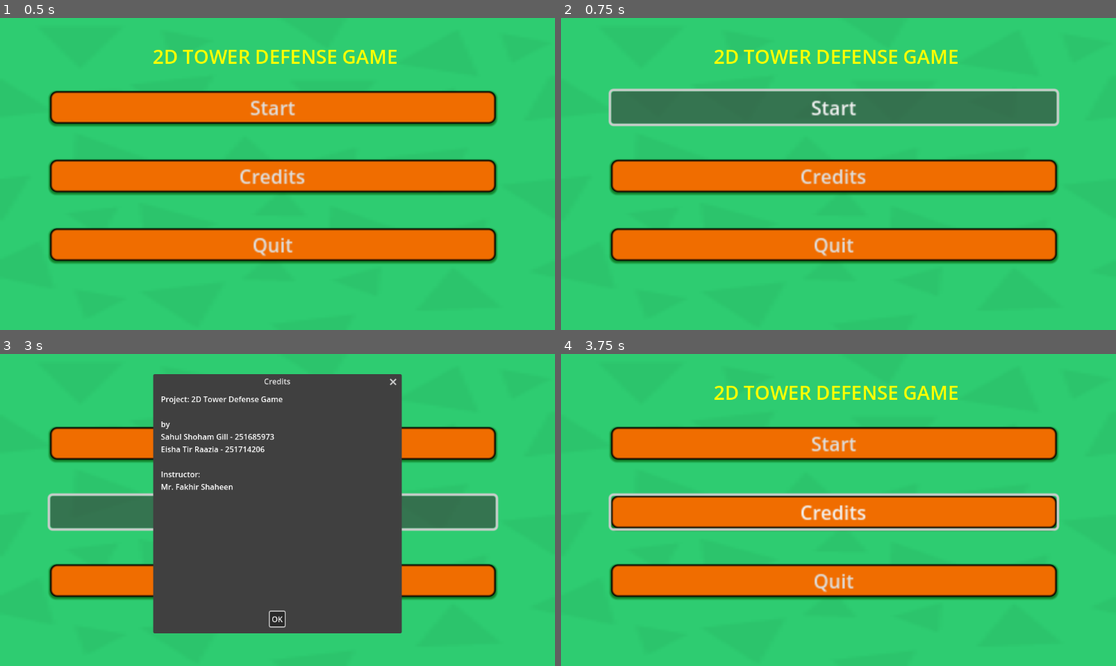
Above: before the commit, frames 1-4 (two rows, left to right).
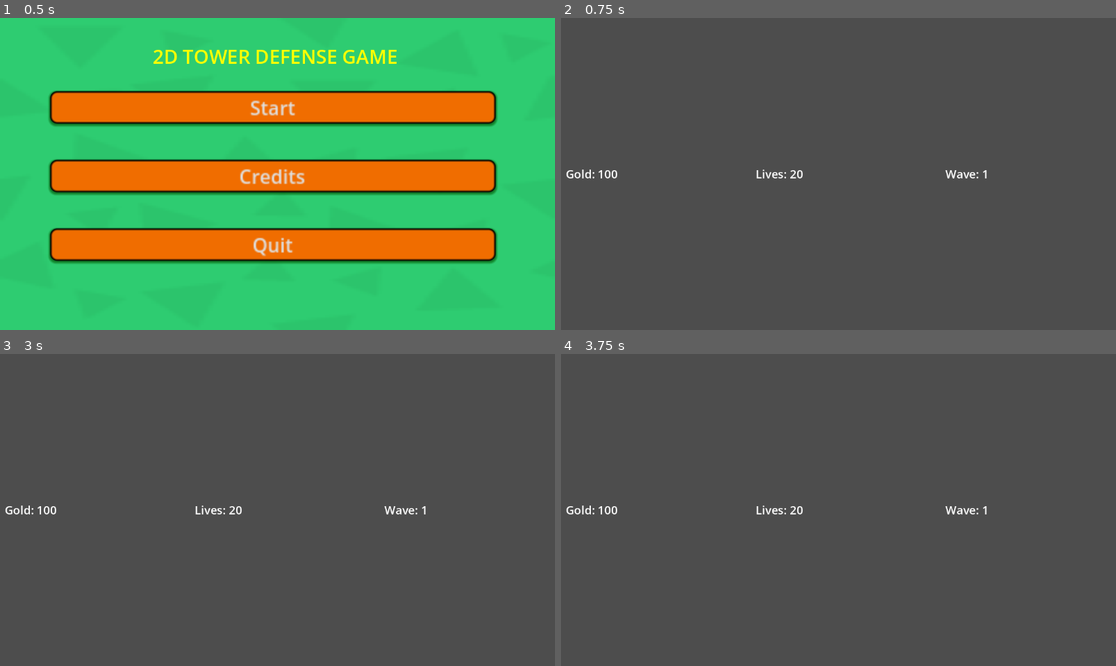
Above: after the commit, the same moments.

Repository: EishasGitHub/Proj-2D-Tower-Defense-Game
Game: Godot game, scene res://scenes/main_menu.tscn
Two runs of this game, one before a commit and one after it. Both use one fixed random seed, a clock stepped at 60 frames per second and the inputs below. The project has no main scene, so this scene is started directly.
Inputs (mouse positions are in pixels of both pictures, inside the frame that each line leads up to):
- Up to frame 1 (0.5 s): no input
- Up to frame 2 (0.75 s): click "Start" at 0.5 s
- Up to frame 3 (3 s): click (271, 444) at 1.25 s, where only the run before the commit has a clickable "Start"; click (271, 444) at 2 s, where only the run before the commit has a clickable "Start"; click (271, 513) at 2.75 s, where only the run before the commit has a clickable "Credits"
- Up to frame 4 (3.75 s): click (838, 619) at 3.5 s, where only the run before the commit has a clickable "OK"

Frame 1 is identical in both runs. In frame 2, 100% of the frame differs, in the area x 0-100%, y 0-100%; in frame 3, 64%; in frame 4, 100%.

Commit message:
Pause Menu, In-Game HUD, and Game Over Menu Added Completely

Diff:
--- /dev/null
+++ b/2d-tower-defense-game/game_over_screen.gd
@@ -0,0 +1,57 @@
+extends Control
+
+@onready var game_over_label = $VBoxContainer/GameOverLabel
+@onready var stats_label = $VBoxContainer/StatisticsLabel
+@onready var main_menu_button = $VBoxContainer/MainMenuButton
+@onready var quit_button = $VBoxContainer/QuitButton
+@onready var background = $ColorRect
+
+func _ready():
+	print("GameOverScreen loaded as separate scene")
+
+	# Set up UI
+	setup_ui()
+
+	# Display final stats
+	display_game_stats()
+
+func setup_ui():
+	# Black background
+	background.color = Color(0, 0, 0, 0.8)
+	background.set_anchors_and_offsets_preset(Control.PRESET_FULL_RECT)
+
+	# Style title
+	game_over_label.text = "GAME OVER"
+	game_over_label.add_theme_font_size_override("font_size", 48)
+	game_over_label.add_theme_color_override("font_color", Color.RED)
+
+	# Center container
+	$VBoxContainer.set_anchors_and_offsets_preset(Control.PRESET_CENTER)
+
+func display_game_stats():
+	# Get stats from GameManager
+	if GameManager:
+		var stats = GameManager.get_game_stats()
+		stats_label.text = """Final Statistics:
+
+Wave Reached: %d
+Gold Remaining: %d
+Lives Lost: %d
+
+Thank you for playing!""" % [
+			stats.wave,
+			stats.gold,
+			GameManager.starting_lives - stats.lives
+		]
+	else:
+		stats_label.text = "Game Over!"
+
+	stats_label.add_theme_font_size_override("font_size", 20)
+
+func _on_main_menu_button_pressed():
+	print("Returning to main menu")
+	GameManager.go_to_main_menu()
+
+func _on_quit_button_pressed():
+	print("Quitting game")
+	get_tree().quit()
--- a/2d-tower-defense-game/project.godot
+++ b/2d-tower-defense-game/project.godot
@@ -14,6 +14,10 @@
 config/features=PackedStringArray("4.4", "GL Compatibility")
 config/icon="res://icon.svg"
 
+[autoload]
+
+GameManager="*res://scripts/GameManager.gd"
+
 [rendering]
 
 renderer/rendering_method="gl_compatibility"
--- /dev/null
+++ b/2d-tower-defense-game/scenes/game_over_screen.tscn
@@ -0,0 +1,80 @@
+[gd_scene load_steps=3 format=3 uid="uid://dw1re1kc6sx55"]
+
+[ext_resource type="Script" uid="uid://dx2735o1camcj" path="res://game_over_screen.gd" id="1_iwahs"]
+
+[sub_resource type="StyleBoxFlat" id="StyleBoxFlat_61w2s"]
+bg_color = Color(0.940834, 0.42836, 1.92523e-07, 1)
+border_width_left = 2
+border_width_top = 2
+border_width_right = 2
+border_width_bottom = 2
+border_color = Color(0, 0, 0, 1)
+border_blend = true
+corner_radius_top_left = 5
+corner_radius_top_right = 5
+corner_radius_bottom_right = 5
+corner_radius_bottom_left = 5
+shadow_color = Color(0, 0.337255, 0, 0.6)
+shadow_size = 2
+shadow_offset = Vector2(0, 1)
+
+[node name="GameOverScreen" type="Control"]
+layout_mode = 3
+anchors_preset = 15
+anchor_right = 1.0
+anchor_bottom = 1.0
+grow_horizontal = 2
+grow_vertical = 2
+script = ExtResource("1_iwahs")
+
+[node name="ColorRect" type="ColorRect" parent="."]
+layout_mode = 1
+anchors_preset = 15
+anchor_right = 1.0
+anchor_bottom = 1.0
+grow_horizontal = 2
+grow_vertical = 2
+color = Color(0, 0, 0, 0.0313726)
+
+[node name="VBoxContainer" type="VBoxContainer" parent="."]
+layout_mode = 1
+anchors_preset = 8
+anchor_left = 0.5
+anchor_top = 0.5
+anchor_right = 0.5
+anchor_bottom = 0.5
+offset_left = -444.5
+offset_top = -110.0
+offset_right = 444.5
+offset_bottom = 110.0
+grow_horizontal = 2
+grow_vertical = 2
+theme_override_constants/separation = 40
+
+[node name="GameOverLabel" type="Label" parent="VBoxContainer"]
+layout_mode = 2
+size_flags_horizontal = 4
+theme_override_font_sizes/font_size = 50
+text = "GAME OVER"
+
+[node name="StatisticsLabel" type="Label" parent="VBoxContainer"]
+layout_mode = 2
+size_flags_horizontal = 4
+theme_override_font_sizes/font_size = 25
+text = "Game Statistics"
+
+[node name="MainMenuButton" type="Button" parent="VBoxContainer"]
+layout_mode = 2
+theme_override_font_sizes/font_size = 30
+theme_override_styles/normal = SubResource("StyleBoxFlat_61w2s")
+text = "Main Menu
+"
+
+[node name="QuitButton" type="Button" parent="VBoxContainer"]
+layout_mode = 2
+theme_override_font_sizes/font_size = 30
+theme_override_styles/normal = SubResource("StyleBoxFlat_61w2s")
+text = "Quit"
+
+[connection signal="pressed" from="VBoxContainer/MainMenuButton" to="." method="_on_main_menu_button_pressed"]
+[connection signal="pressed" from="VBoxContainer/QuitButton" to="." method="_on_quit_button_pressed"]
--- /dev/null
+++ b/2d-tower-defense-game/scenes/game_screen.tscn
@@ -0,0 +1,22 @@
+[gd_scene load_steps=4 format=3 uid="uid://r8q24lshqugl"]
+
+[ext_resource type="Script" uid="uid://b1o55b7m8e4dh" path="res://scripts/game_screen.gd" id="1_dv2sx"]
+[ext_resource type="PackedScene" uid="uid://dr6jtcq4th7c3" path="res://scenes/hud.tscn" id="2_rxmqw"]
+[ext_resource type="PackedScene" uid="uid://dvevdmjfdmirb" path="res://scenes/pause_menu.tscn" id="3_1urxi"]
+
+[node name="GameScreen" type="Control"]
+layout_mode = 3
+anchors_preset = 15
+anchor_right = 1.0
+anchor_bottom = 1.0
+grow_horizontal = 2
+grow_vertical = 2
+script = ExtResource("1_dv2sx")
+
+[node name="HUD" parent="." instance=ExtResource("2_rxmqw")]
+
+[node name="PauseMenu" parent="." instance=ExtResource("3_1urxi")]
+visible = false
+layout_mode = 1
+
+[node name="GameWorld" type="Node2D" parent="."]
--- /dev/null
+++ b/2d-tower-defense-game/scenes/hud.tscn
@@ -0,0 +1,36 @@
+[gd_scene load_steps=2 format=3 uid="uid://dr6jtcq4th7c3"]
+
+[ext_resource type="Script" uid="uid://uelk6p3box8h" path="res://scripts/hud.gd" id="1_ahhtf"]
+
+[node name="HUD" type="CanvasLayer"]
+script = ExtResource("1_ahhtf")
+
+[node name="MarginContainer" type="MarginContainer" parent="."]
+anchors_preset = 15
+anchor_right = 1.0
+anchor_bottom = 1.0
+grow_horizontal = 2
+grow_vertical = 2
+theme_override_constants/margin_left = 10
+theme_override_constants/margin_top = 10
+theme_override_constants/margin_right = 10
+theme_override_constants/margin_bottom = 10
+
+[node name="HBoxContainer" type="HBoxContainer" parent="MarginContainer"]
+layout_mode = 2
+theme_override_constants/separation = 50
+
+[node name="GoldLabel" type="Label" parent="MarginContainer/HBoxContainer"]
+layout_mode = 2
+size_flags_horizontal = 3
+text = "Gold: 100"
+
+[node name="LivesLabel" type="Label" parent="MarginContainer/HBoxContainer"]
+layout_mode = 2
+size_flags_horizontal = 3
+text = "Lives: 20"
+
+[node name="WaveLabel" type="Label" parent="MarginContainer/HBoxContainer"]
+layout_mode = 2
+size_flags_horizontal = 3
+text = "Wave: 1"
--- /dev/null
+++ b/2d-tower-defense-game/scenes/pause_menu.tscn
@@ -0,0 +1,69 @@
+[gd_scene load_steps=3 format=3 uid="uid://dvevdmjfdmirb"]
+
+[ext_resource type="Script" uid="uid://drfaj2t04kqe2" path="res://scripts/pause_menu.gd" id="1_n87rw"]
+
+[sub_resource type="StyleBoxFlat" id="StyleBoxFlat_uahpa"]
+bg_color = Color(0.940834, 0.42836, 1.92523e-07, 1)
+border_width_left = 2
+border_width_top = 2
+border_width_right = 2
+border_width_bottom = 2
+border_color = Color(0, 0, 0, 1)
+border_blend = true
+corner_radius_top_left = 5
+corner_radius_top_right = 5
+corner_radius_bottom_right = 5
+corner_radius_bottom_left = 5
+shadow_color = Color(0, 0.337255, 0, 0.6)
+shadow_size = 2
+shadow_offset = Vector2(0, 1)
+
+[node name="PauseMenu" type="Control"]
+layout_mode = 3
+anchors_preset = 8
+anchor_left = 0.5
+anchor_top = 0.5
+anchor_right = 0.5
+anchor_bottom = 0.5
+grow_horizontal = 2
+grow_vertical = 2
+script = ExtResource("1_n87rw")
+
+[node name="ColorRect" type="ColorRect" parent="."]
+layout_mode = 1
+anchors_preset = 15
+anchor_right = 1.0
+anchor_bottom = 1.0
+grow_horizontal = 2
+grow_vertical = 2
+color = Color(0, 1, 0, 0.0156863)
+
+[node name="ButtonContainer" type="VBoxContainer" parent="."]
+layout_mode = 1
+anchors_preset = 8
+anchor_left = 0.5
+anchor_top = 0.5
+anchor_right = 0.5
+anchor_bottom = 0.5
+offset_left = -462.0
+offset_top = -106.0
+offset_right = -92.0
+offset_bottom = -22.0
+grow_horizontal = 2
+grow_vertical = 2
+scale = Vector2(2.5, 2.5)
+theme_override_constants/separation = 30
+
+[node name="ResumeButton" type="Button" parent="ButtonContainer"]
+layout_mode = 2
+theme_override_styles/normal = SubResource("StyleBoxFlat_uahpa")
+text = "Resume"
+
+[node name="MainMenuButton" type="Button" parent="ButtonContainer"]
+layout_mode = 2
+theme_override_styles/normal = SubResource("StyleBoxFlat_uahpa")
+text = "Main Menu
+"
+
+[connection signal="pressed" from="ButtonContainer/ResumeButton" to="." method="_on_resume_button_pressed"]
+[connection signal="pressed" from="ButtonContainer/MainMenuButton" to="." method="_on_main_menu_button_pressed"]
--- /dev/null
+++ b/2d-tower-defense-game/scripts/GameManager.gd
@@ -0,0 +1,169 @@
+extends Node
+
+# Game state signals
+signal gold_changed(new_amount)
+signal lives_changed(new_amount)
+signal wave_changed(new_wave)
+signal game_over_triggered
+signal pause_toggled(is_paused)
+
+# Game state variables
+var gold: int = 100
+var lives: int = 20
+var current_wave: int = 1
+var is_game_paused: bool = false
+var is_game_over: bool = false
+
+# Game settings
+var starting_gold: int = 100
+var starting_lives: int = 20
+
+func _ready():
+	# Handle pause input globally
+	set_process_unhandled_input(true)
+
+func _unhandled_input(event):
+	# Handle pause toggle (ESC key)
+	if event.is_action_pressed("ui_cancel") and not is_game_over:
+		toggle_pause()
+
+# === CORE GAME STATE MANAGEMENT ===
+
+func new_game():
+	"""Start a new game with default values"""
+	gold = starting_gold
+	lives = starting_lives
+	current_wave = 1
+	is_game_over = false
+	is_game_paused = false
+
+	# Emit initial values
+	gold_changed.emit(gold)
+	lives_changed.emit(lives)
+	wave_changed.emit(current_wave)
+
+	print("New game started - Gold: %d, Lives: %d, Wave: %d" % [gold, lives, current_wave])
+
+func reset_game():
+	"""Reset game state (useful for returning to main menu)"""
+	is_game_paused = false
+	is_game_over = false
+	get_tree().paused = false
+
+# === PAUSE SYSTEM ===
+
+func toggle_pause():
+	"""Toggle pause state"""
+	if not is_game_over:
+		is_game_paused = !is_game_paused
+		get_tree().paused = is_game_paused
+		pause_toggled.emit(is_game_paused)
+		print("Game paused: ", is_game_paused)
+
+func pause_game():
+	"""Explicitly pause the game"""
+	if not is_game_over and not is_game_paused:
+		is_game_paused = true
+		get_tree().paused = true
+		pause_toggled.emit(is_game_paused)
+
+func resume_game():
+	"""Explicitly resume the game"""
+	if is_game_paused:
+		is_game_paused = false
+		get_tree().paused = false
+		pause_toggled.emit(is_game_paused)
+
+# === GOLD MANAGEMENT ===
+
+func add_gold(amount: int):
+	"""Add gold to player's total"""
+	gold += amount
+	gold_changed.emit(gold)
+	print("Gold added: +%d (Total: %d)" % [amount, gold])
+
+func spend_gold(amount: int) -> bool:
+	"""Attempt to spend gold. Returns true if successful"""
+	if gold >= amount:
+		gold -= amount
+		gold_changed.emit(gold)
+		print("Gold spent: -%d (Remaining: %d)" % [amount, gold])
+		return true
+	else:
+		print("Not enough gold! Need: %d, Have: %d" % [amount, gold])
+		return false
+
+func get_gold() -> int:
+	"""Get current gold amount"""
+	return gold
+
+# === LIVES MANAGEMENT ===
+
+func lose_life(amount: int = 1):
+	"""Lose lives (when enemies reach the end)"""
+	lives -= amount
+	lives = max(0, lives)  # Don't go below 0
+	lives_changed.emit(lives)
+	print("Lives lost: -%d (Remaining: %d)" % [amount, lives])
+
+	# Check for game over
+	if lives <= 0:
+		trigger_game_over()
+
+func get_lives() -> int:
+	"""Get current lives"""
+	return lives
+
+# === WAVE MANAGEMENT ===
+
+func next_wave():
+	"""Advance to the next wave"""
+	current_wave += 1
+	wave_changed.emit(current_wave)
+	print("Wave advanced to: %d" % current_wave)
+
+func get_current_wave() -> int:
+	"""Get current wave number"""
+	return current_wave
+
+# === GAME OVER SYSTEM ===
+
+func trigger_game_over():
+	"""Trigger game over state"""
+	if not is_game_over:
+		is_game_over = true
+		is_game_paused = false
+		get_tree().paused = false
+
+		print("Game Over! Final Stats - Wave: %d, Gold: %d" % [current_wave, gold])
+
+		# Change to game over scene instead of emitting signal
+		get_tree().change_scene_to_file("res://scenes/game_over_screen.tscn")
+
+func is_game_finished() -> bool:
+	"""Check if game is in game over state"""
+	return is_game_over
+
+# === SCENE MANAGEMENT ===
+
+func go_to_main_menu():
+	"""Return to main menu and reset game state"""
+	reset_game()
+	get_tree().change_scene_to_file("res://scenes/main_menu.tscn")
+
+func restart_game():
+	"""Restart the current game"""
+	reset_game()
+	get_tree().change_scene_to_file("res://scenes/game_screen.tscn")
+
+# === UTILITY FUNCTIONS ===
+
+func get_game_stats() -> Dictionary:
+	"""Get current game statistics"""
+	return {
+		"gold": gold,
+		"lives": lives,
+		"wave": current_wave,
+		"is_paused": is_game_paused,
+		"is_game_over": is_game_over
+	}
--- /dev/null
+++ b/2d-tower-defense-game/scripts/game_screen.gd
@@ -0,0 +1,92 @@
+extends Control
+
+# UI References
+@onready var hud = $HUD
+@onready var pause_menu = $PauseMenu
+
+# Game world references (add your game nodes here)
+# @onready var tower_manager = $TowerManager
+# @onready var enemy_spawner = $EnemySpawner
+# @onready var path_follow = $PathFollow
+
+func _ready():
+	print("GameScreen loaded")
+
+	# Initialize new game through GameManager
+	GameManager.new_game()
+
+	# Connect to GameManager signals for game state changes
+	GameManager.game_over_triggered.connect(_on_game_over)
+	GameManager.pause_toggled.connect(_on_pause_toggled)
+
+	# Ensure UI elements are properly set up
+	_setup_ui_layers()
+
+	# Start the game logic
+	_start_game()
+
+func _setup_ui_layers():
+	"""Set up UI layering and initial states"""
+	# Make sure UI elements have correct process modes
+	if hud:
+		hud.process_mode = Node.PROCESS_MODE_WHEN_PAUSED
+	if pause_menu:
+		pause_menu.process_mode = Node.PROCESS_MODE_WHEN_PAUSED
+
+	print("UI layers configured")
+
+func _start_game():
+	"""Initialize and start the game logic"""
+	print("Starting tower defense game...")
+
+	print("Game will end in 10 seconds for testing...")
+	await get_tree().create_timer(10.0).timeout
+	print("20 seconds passed - triggering game over for testing")
+
+	GameManager.trigger_game_over()
+	# Game is now ready - no demo events
+	# Add your actual game logic here later
+
+# === GAME STATE HANDLERS ===
+
+func _on_game_over():
+	print("Game over detected in GameScreen")
+
+	# Make sure the game over screen is visible and on top
+	#if game_over_screen:
+		#print("Showing game over screen...")
+		#game_over_screen.show_screen()
+	#else:
+		#print("ERROR: Game over screen not found!")
+
+	# Stop all game logic
+	# enemy_spawner.stop_spawning()
+	# tower_manager.disable_towers()
+
+	# The GameOverScreen will automatically show due to its signal connection
+
+func _on_pause_toggled(is_paused: bool):
+	"""Handle pause state changes"""
+	print("Game pause toggled: ", is_paused)
+	# You can pause/resume specific game systems here if needed
+	# For example:
+	# if is_paused:
+	#     enemy_spawner.pause_spawning()
+	#     tower_manager.pause_towers()
+	# else:
+	#     enemy_spawner.resume_spawning()
+	#     tower_manager.resume_towers()
+
+# === UTILITY FUNCTIONS ===
+
+func get_current_game_state() -> Dictionary:
+	"""Get current game state for debugging"""
+	return GameManager.get_game_stats()
+
+func force_game_over():
+	"""Force game over (useful for testing)"""
+	GameManager.trigger_game_over()
+
+func add_debug_gold(amount: int = 100):
+	"""Add gold for debugging purposes"""
+	GameManager.add_gold(amount)
--- /dev/null
+++ b/2d-tower-defense-game/scripts/hud.gd
@@ -0,0 +1,84 @@
+extends CanvasLayer
+
+# UI References
+@onready var gold_label = $MarginContainer/HBoxContainer/GoldLabel
+@onready var lives_label = $MarginContainer/HBoxContainer/LivesLabel
+@onready var wave_label = $MarginContainer/HBoxContainer/WaveLabel
+
+func _ready():
+	# Connect to GameManager signals
+	GameManager.gold_changed.connect(_on_gold_changed)
+	GameManager.lives_changed.connect(_on_lives_changed)
+	GameManager.wave_changed.connect(_on_wave_changed)
+
+	# Initialize display with current values
+	_update_all_displays()
+
+	# Style the labels
+	_setup_label_styles()
+
+func _setup_label_styles():
+	"""Set up the visual styling for HUD labels"""
+	# You can customize these styles based on your Kenney assets
+	for label in [gold_label, lives_label, wave_label]:
+		if label:
+			label.add_theme_font_size_override("font_size", 24)
+			# You can add more styling here like colors, fonts, etc.
+
+func _update_all_displays():
+	"""Update all HUD displays with current GameManager values"""
+	_on_gold_changed(GameManager.get_gold())
+	_on_lives_changed(GameManager.get_lives())
+	_on_wave_changed(GameManager.get_current_wave())
+
+# === SIGNAL HANDLERS ===
+
+func _on_gold_changed(new_gold: int):
+	"""Update gold display"""
+	if gold_label:
+		gold_label.text = "Gold: %d" % new_gold
+
+func _on_lives_changed(new_lives: int):
+	"""Update lives display"""
+	if lives_label:
+		lives_label.text = "Lives: %d" % new_lives
+
+		# Change color based on remaining lives
+		if new_lives <= 5:
+			lives_label.modulate = Color.RED
+		elif new_lives <= 10:
+			lives_label.modulate = Color.YELLOW
+		else:
+			lives_label.modulate = Color.WHITE
+
+func _on_wave_changed(new_wave: int):
+	"""Update wave display"""
+	if wave_label:
+		wave_label.text = "Wave: %d" % new_wave
+
+# === UTILITY FUNCTIONS ===
+
+func show_hud():
+	"""Show the HUD"""
+	visible = true
+
+func hide_hud():
+	"""Hide the HUD"""
+	visible = false
+
+func flash_gold_label():
+	"""Flash the gold label (useful for insufficient funds feedback)"""
+	if gold_label:
+		var tween = create_tween()
+		tween.tween_property(gold_label, "modulate", Color.RED, 0.1)
+		tween.tween_property(gold_label, "modulate", Color.WHITE, 0.1)
+		tween.tween_property(gold_label, "modulate", Color.RED, 0.1)
+		tween.tween_property(gold_label, "modulate", Color.WHITE, 0.1)
+
+func flash_lives_label():
+	"""Flash the lives label when taking damage"""
+	if lives_label:
+		var tween = create_tween()
+		var original_scale = lives_label.scale
+		tween.tween_property(lives_label, "scale", original_scale * 1.2, 0.1)
+		tween.tween_property(lives_label, "scale", original_scale, 0.1)
--- a/2d-tower-defense-game/scripts/main_menu.gd
+++ b/2d-tower-defense-game/scripts/main_menu.gd
@@ -4,7 +4,10 @@
 
 func _on_start_button_pressed() -> void:
 	print("Starting game...")
-	#get_tree().change_scene_to_file("")
+
+	GameManager.reset_game()
+	# Transition to game screen
+	get_tree().change_scene_to_file("res://scenes/game_screen.tscn")
 
 
 func _on_credits_button_pressed() -> void:
--- /dev/null
+++ b/2d-tower-defense-game/scripts/pause_menu.gd
@@ -0,0 +1,86 @@
+extends Control
+
+# UI References
+@onready var resume_button = $ButtonContainer/ResumeButton
+@onready var main_menu_button = $ButtonContainer/MainMenuButton
+@onready var background = $ColorRect
+
+func _ready():
+	# Button signals should be connected through the editor (Node tab)
+	# No need to connect them in code if done through editor
+
+	# Connect to GameManager pause signal
+	GameManager.pause_toggled.connect(_on_pause_toggled)
+
+	# Initially hide the pause menu
+	hide_menu()
+
+	# Set up UI styling
+	_setup_ui_style()
+
+	# Make sure this menu can process input when paused
+	process_mode = Node.PROCESS_MODE_WHEN_PAUSED
+
+func _setup_ui_style():
+	"""Set up the visual styling for the pause menu"""
+	# Semi-transparent dark background
+	if background:
+		background.color = Color(0, 0, 0, 0.7)
+		background.set_anchors_and_offsets_preset(Control.PRESET_FULL_RECT)
+
+	# Center the VBoxContainer
+	#var vbox = $ButtonContainer
+	#if vbox:
+		#vbox.set_anchors_and_offsets_preset(Control.PRESET_CENTER)
+		#vbox.position.x -= vbox.size.x / 2
+		#vbox.position.y -= vbox.size.y / 2
+
+func _unhandled_input(event):
+	"""Handle input when pause menu is visible"""
+	if visible and event.is_action_pressed("ui_cancel"):
+		_on_resume_button_pressed()
+		get_viewport().set_input_as_handled()
+
+# === SIGNAL HANDLERS ===
+
+func _on_pause_toggled(is_paused: bool):
+	"""Show/hide pause menu based on game pause state"""
+	if is_paused:
+		show_menu()
+	else:
+		hide_menu()
+
+func _on_resume_button_pressed():
+	"""Resume the game"""
+	print("Resume button pressed")
+	GameManager.resume_game()
+
+func _on_main_menu_button_pressed():
+	"""Return to main menu"""
+	print("Returning to main menu from pause")
+	GameManager.go_to_main_menu()
+
+# === MENU VISIBILITY ===
+
+func show_menu():
+	"""Show the pause menu with animation"""
+	visible = true
+	modulate.a = 0.0
+
+	# Fade in animation
+	var tween = create_tween()
+	tween.tween_property(self, "modulate:a", 1.0, 0.2)
+
+	# Focus the resume button for keyboard navigation
+	if resume_button:
+		resume_button.grab_focus()
+
+func hide_menu():
+	"""Hide the pause menu"""
+	visible = false
+
+# === UTILITY FUNCTIONS ===
+
+func is_menu_visible() -> bool:
+	"""Check if pause menu is currently visible"""
+	return visible
Not shown, added: 2d-tower-defense-game/game_over_screen.gd.uid
Not shown, added: 2d-tower-defense-game/scripts/GameManager.gd.uid
Not shown, added: 2d-tower-defense-game/scripts/game_screen.gd.uid
Not shown, added: 2d-tower-defense-game/scripts/hud.gd.uid
Not shown, added: 2d-tower-defense-game/scripts/pause_menu.gd.uid
Not shown, added: 2d-tower-defense-game/scenes/game_screen.tscn9619797857.tmp
Not shown, added: 2d-tower-defense-game/scenes/game_screen.tscn9630594377.tmp
Not shown, added: 2d-tower-defense-game/scenes/game_screen.tscn9641646042.tmp
Not shown, added: 2d-tower-defense-game/scenes/game_screen.tscn9653071267.tmp
